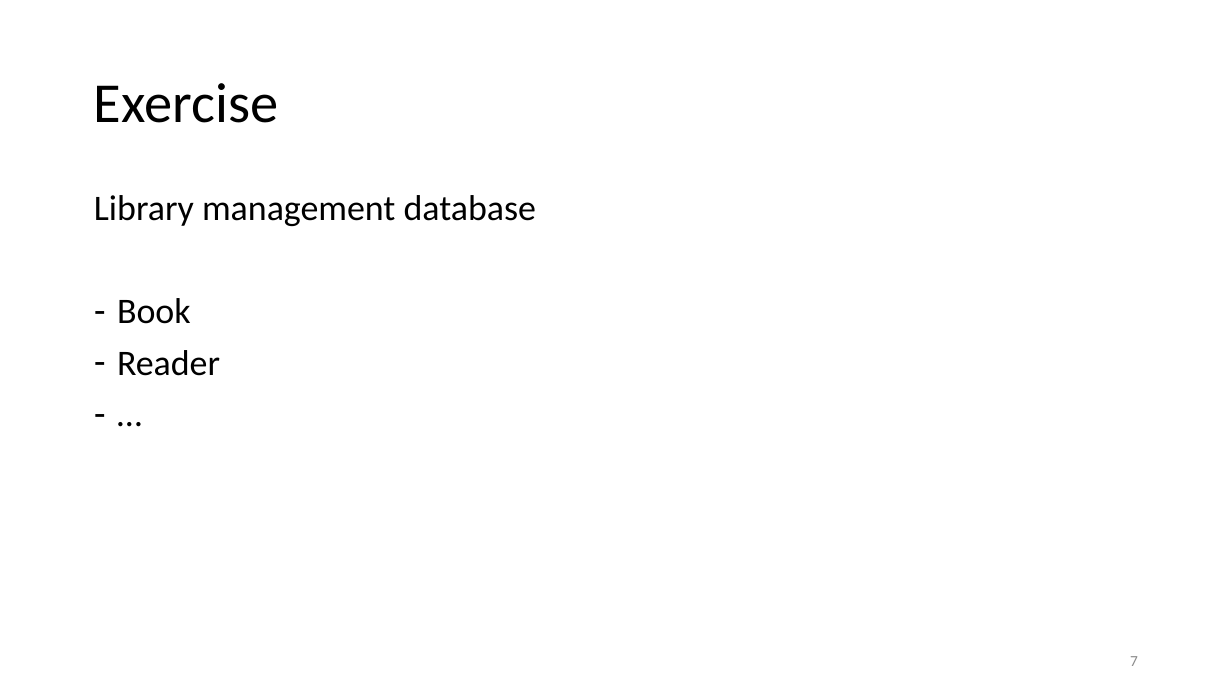
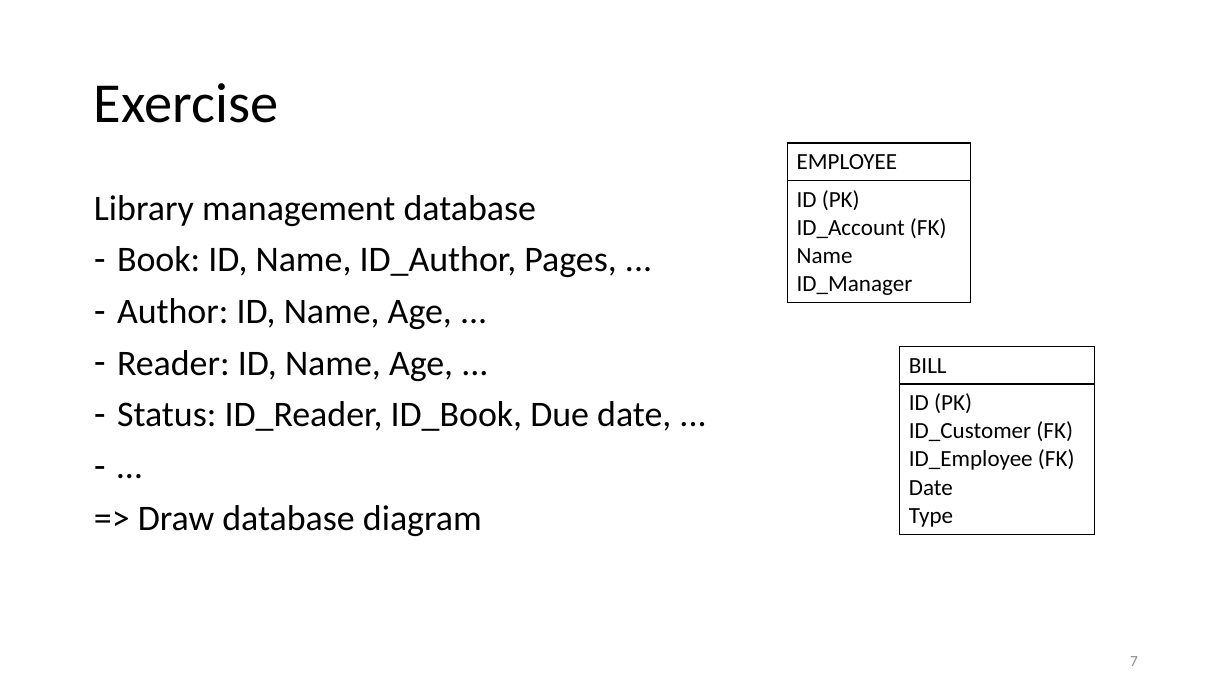
Before and after one commit to vutuanhai237/CourseMaterials, a slide deck: slide 7 of CS4273-Introduce to Software Engineering/Slides/Lab 3. Design.pptx. Drawn at 1232x693 pixels with LibreOffice and Linux fonts; fonts in the diff are those of the drawing. Boxes give left, top, right and bottom in pixels: in the first picture for what was removed or moved away, otherwise in the second. Text is boxed around its words. In the diff, an @@ line names an element or a change of style, - is before the commit and + after.

```diff
--- a/CS4273-Introduce to Software Engineering/Slides/Lab 3. Design.pptx
+++ b/CS4273-Introduce to Software Engineering/Slides/Lab 3. Design.pptx
@@ table added at [787,143,970,300], 2 rows, 1 columns @@
+EMPLOYEE
+ID (PK) / ID_Account (FK) / Name / ID_Manager
@@ text at [117,246,671,431]: text changed @@
-– Book
-– Reader
+– Book: ID, Name, ID_Author, Pages, ...
+– Author: ID, Name, Age, ...
+– Reader: ID, Name, Age, ...
+– Status: ID_Reader, ID_Book, Due date, ...
@@ table added at [900,347,1095,531], 2 rows, 1 columns @@
+BILL
+ID (PK) / ID_Customer (FK) / ID_Employee (FK) / Date / Type
@@ text at [138,505,482,536]: paragraph added @@
+=> Draw database diagram
```
Also in this commit, not shown: 1 slide added, 32 other files.
